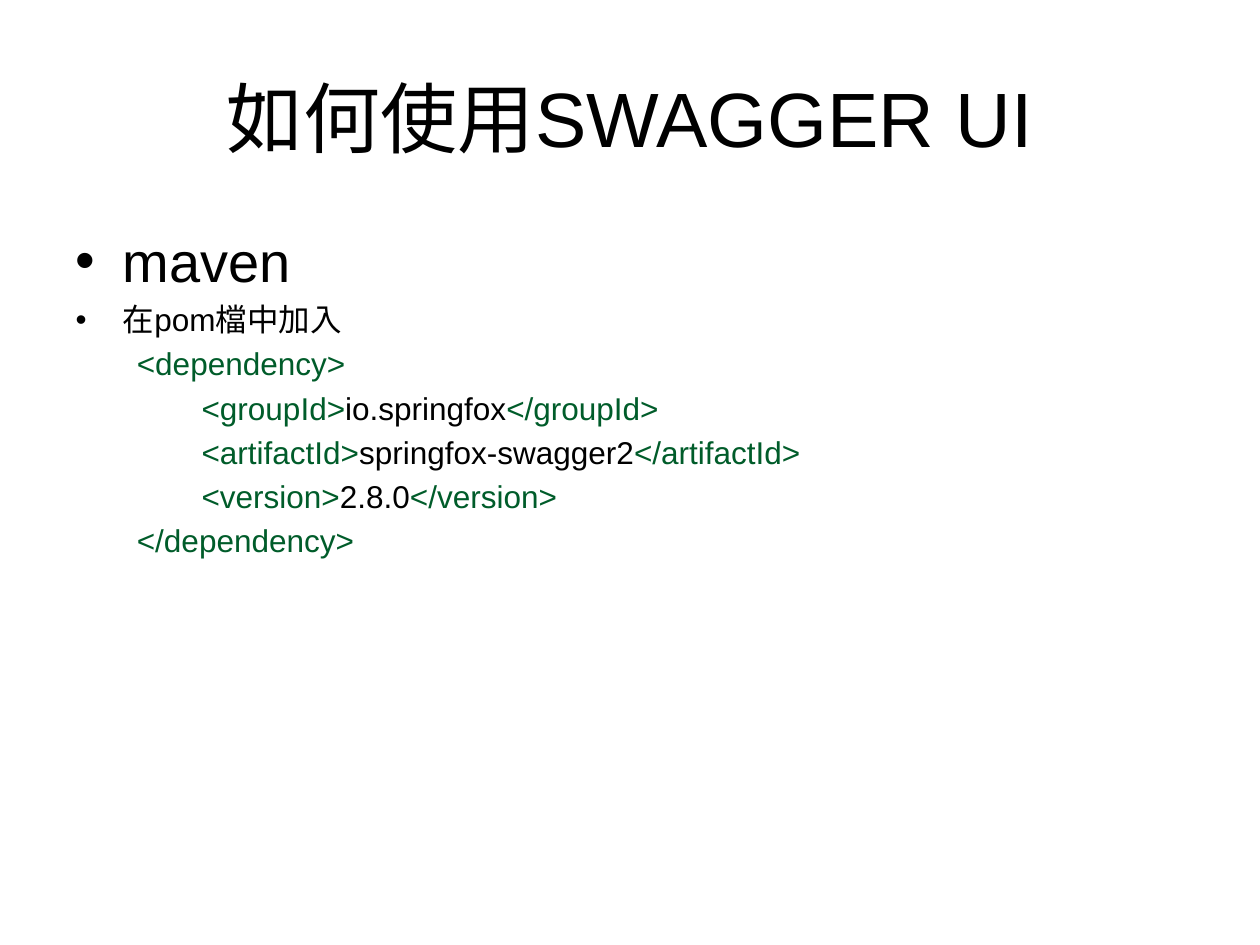
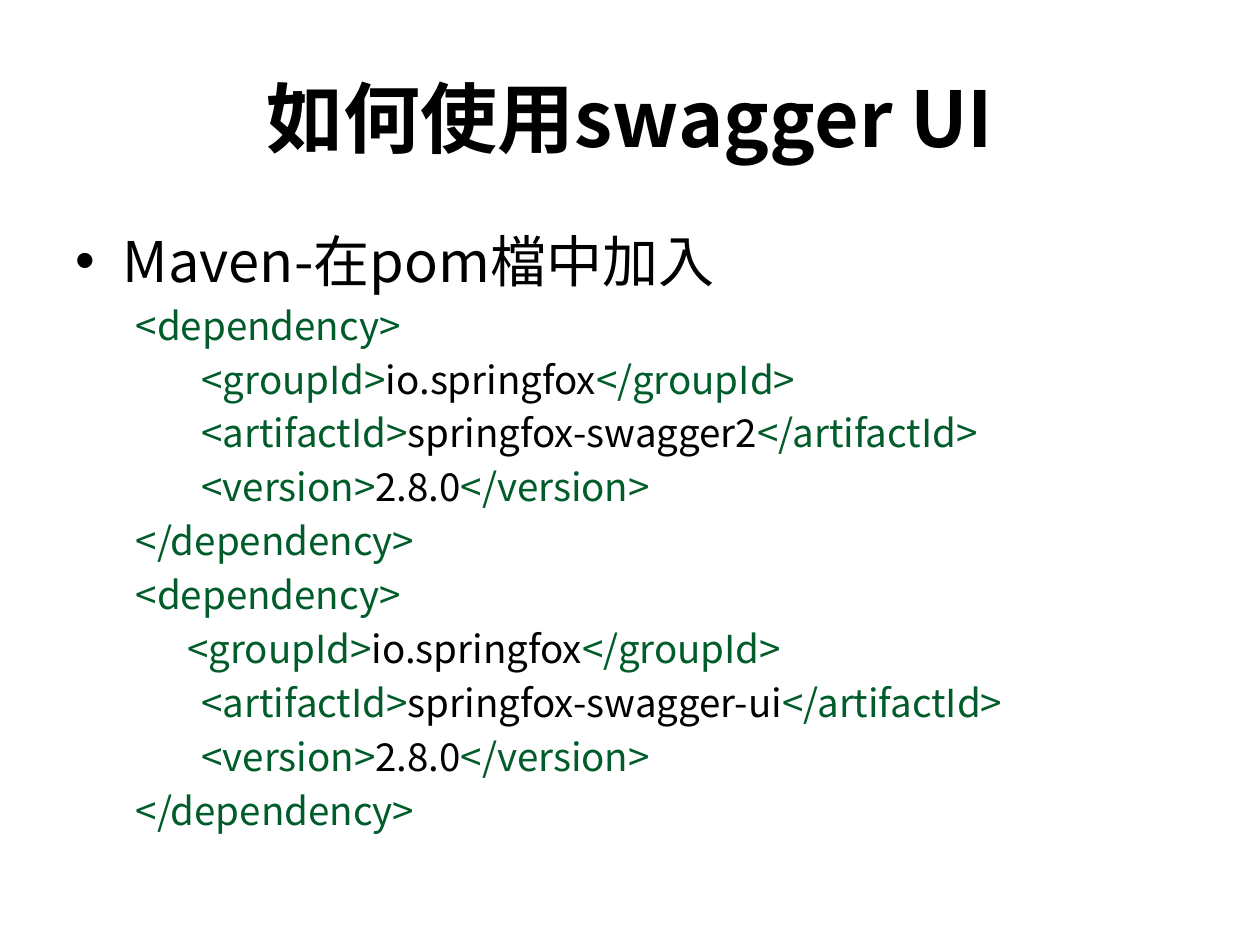
Before and after one commit to xyz90161/PPT, a slide deck: slide 7 of swagger_UI.pptx (slide 5 before the commit). Drawn at 1260x945 pixels with LibreOffice and Linux fonts; fonts in the diff are those of the drawing; background and template pictures are left out. Boxes give left, top, right and bottom in pixels: in the first picture for what was removed or moved away, otherwise in the second. Text is boxed around its words. In the diff, an @@ line names an element or a change of style, - is before the commit and + after.

Commit message:
swagger ui

```diff
--- a/swagger_UI.pptx
+++ b/swagger_UI.pptx
@@ title at <box>266,81,993,166</box>: text changed; font Arial to Noto Sans CJK SC; bold on @@
-如何使用SWAGGER UI
+如何使用swagger UI
@@ text at <box>123,235,715,295</box>: text changed; size 18 to 32 pt; font Arial to Noto Sans CJK SC @@
-• maven
-• 在pom檔中加入
+• Maven-在pom檔中加入
@@ text at <box>136,309,978,564</box>: size 18 to 22 pt, font Arial to Noto Sans CJK SC in "<dependency>", "<groupId>io.springfox</groupId>", "<artifactId>springfox-swagger2</artifactId>", "<version>2.8.0</version>" and 1 more places @@
@@ text at <box>136,578,1003,834</box>: paragraphs added @@
+<dependency>
+<groupId>io.springfox</groupId>
+<artifactId>springfox-swagger-ui</artifactId>
+<version>2.8.0</version>
+</dependency>
```
Also in this commit, not shown: 9 other slides changed, 3 slides added.
